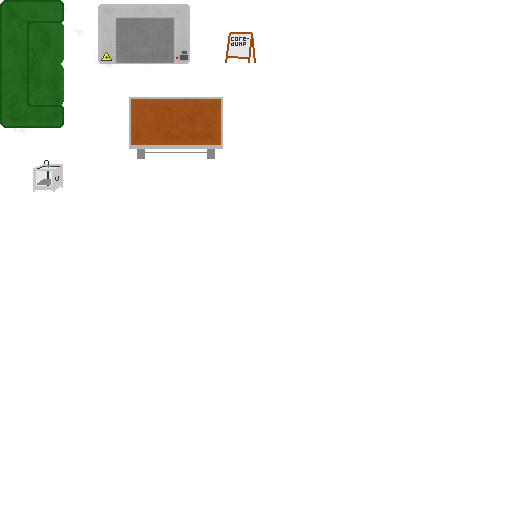
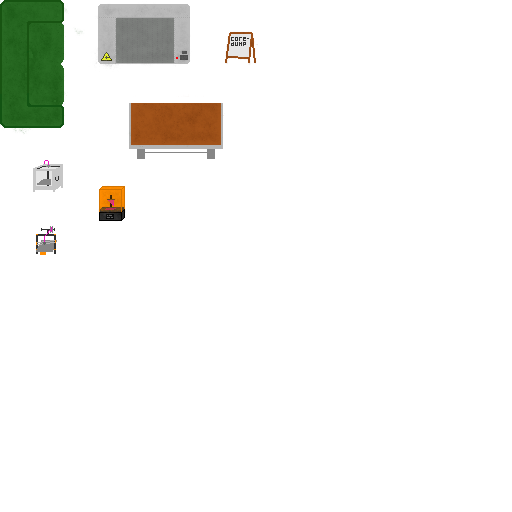
Layered file, before and after one edit (512x512). Changes by layer:
painted on "Werkbank" over [36, 97, 223, 255]
painted on "Ultimaker" over [44, 160, 49, 165]
added layer "Prusa" above "Vivi Kola" over [36, 160, 126, 255]
added layer "Vivi Kola" above "Elego Mars" over [129, 97, 192, 103]
added layer "Elego Mars" over [98, 184, 126, 222]
